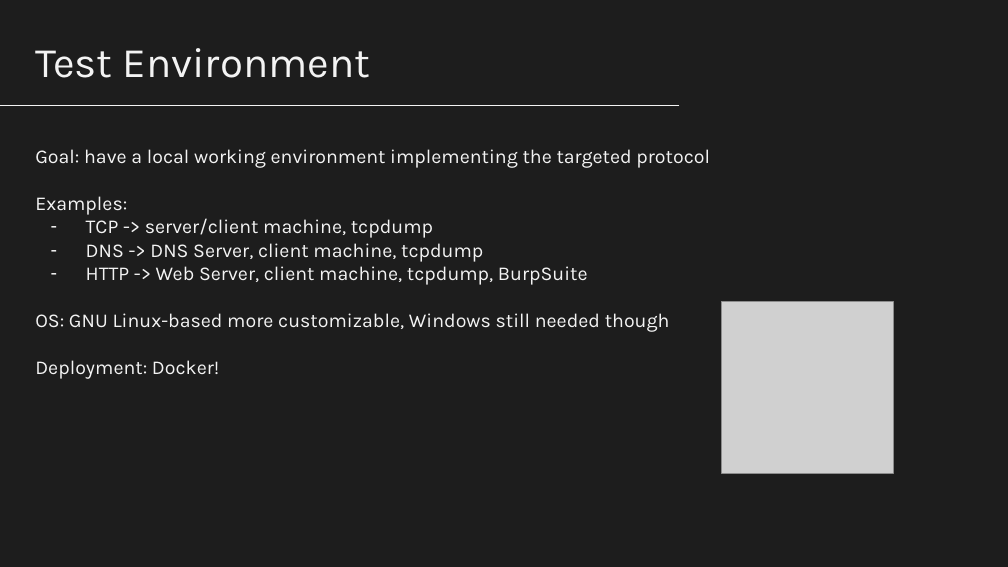
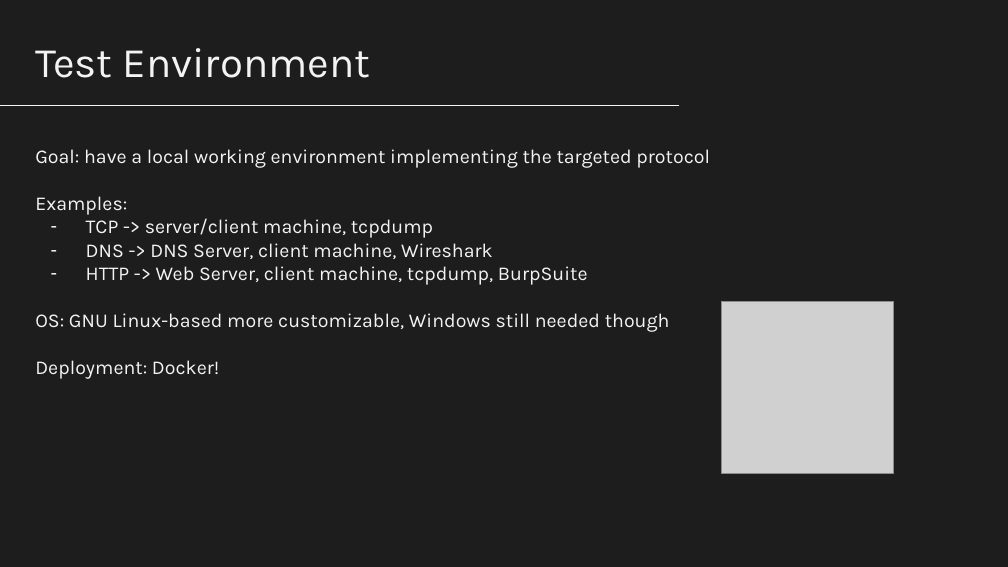
Before and after one commit to nico989/ProtocolsSecurityAssessmentUnitn, a slide deck: slide 11 of ProtocolsSecurityAssessmentUnitn.pptx. Drawn at 1008x567 pixels with LibreOffice and Linux fonts; fonts in the diff are those of the drawing; grey boxes stand for pictures. Boxes give left, top, right and bottom in pixels: in the first picture for what was removed or moved away, otherwise in the second. Text is boxed around its words. In the diff, an @@ line names an element or a change of style, - is before the commit and + after.

```diff
--- a/ProtocolsSecurityAssessmentUnitn.pptx
+++ b/ProtocolsSecurityAssessmentUnitn.pptx
@@ title at (x1=86, y1=243, x2=493, y2=259): text changed @@
-– DNS -> DNS Server, client machine, tcpdump
+– DNS -> DNS Server, client machine, Wireshark
```
Also in this commit, not shown: 1 other slide changed, 2 other files.
